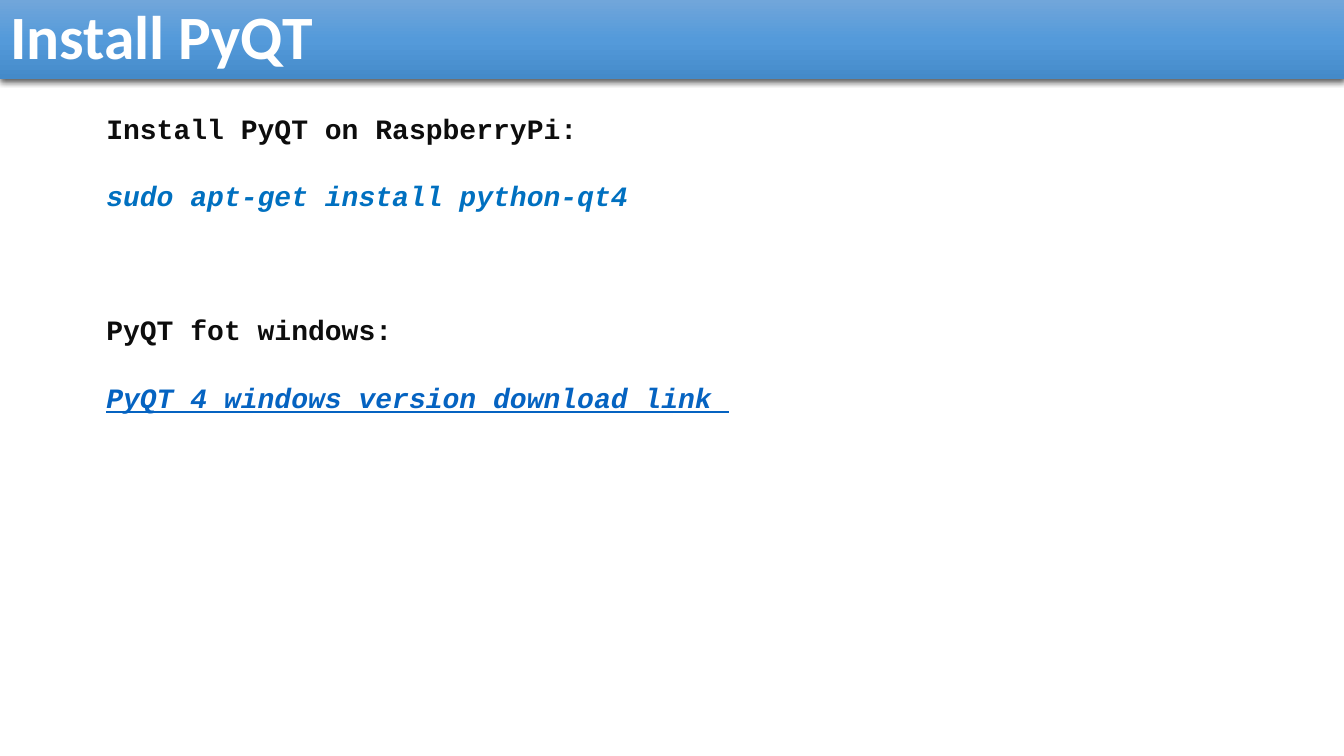
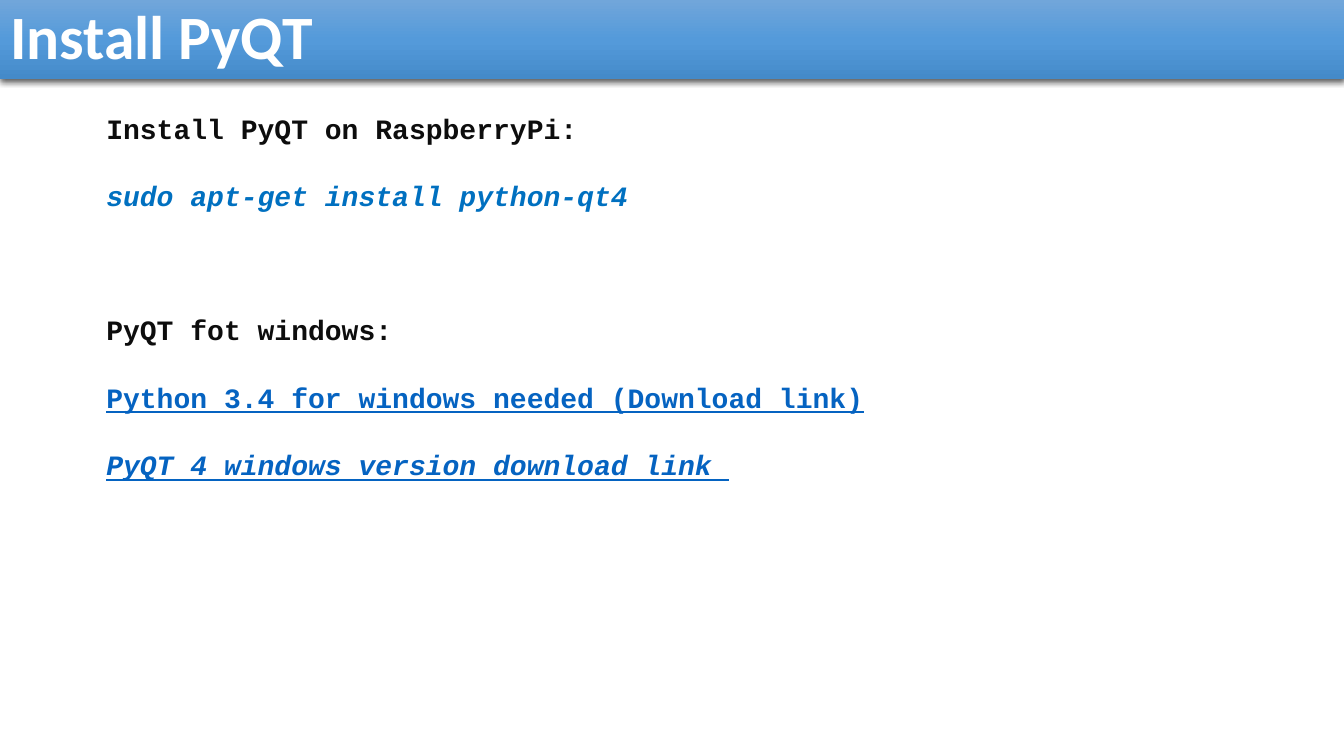
Before and after one commit to reza-arjmandi/rpi-course, a slide deck: slide 67 of session5/presentation/Tkinter and PyQT GUI Development.pptx. Drawn at 1344x756 pixels with LibreOffice and Linux fonts; fonts in the diff are those of the drawing. Boxes give left, top, right and bottom in pixels: in the first picture for what was removed or moved away, otherwise in the second. Text is boxed around its words. In the diff, an @@ line names an element or a change of style, - is before the commit and + after.

```diff
--- a/session5/presentation/Tkinter and PyQT GUI Development.pptx
+++ b/session5/presentation/Tkinter and PyQT GUI Development.pptx
@@ text at (106,388,863,414): paragraph added @@
+  Python 3.4 for windows needed (Download link)
```
Also in this commit, not shown: 1 other file.
